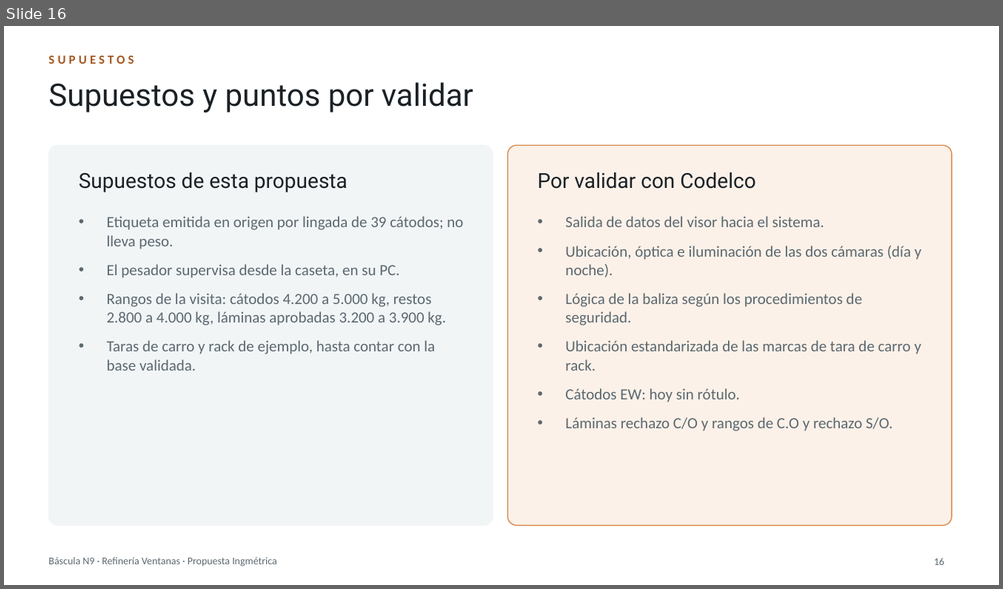
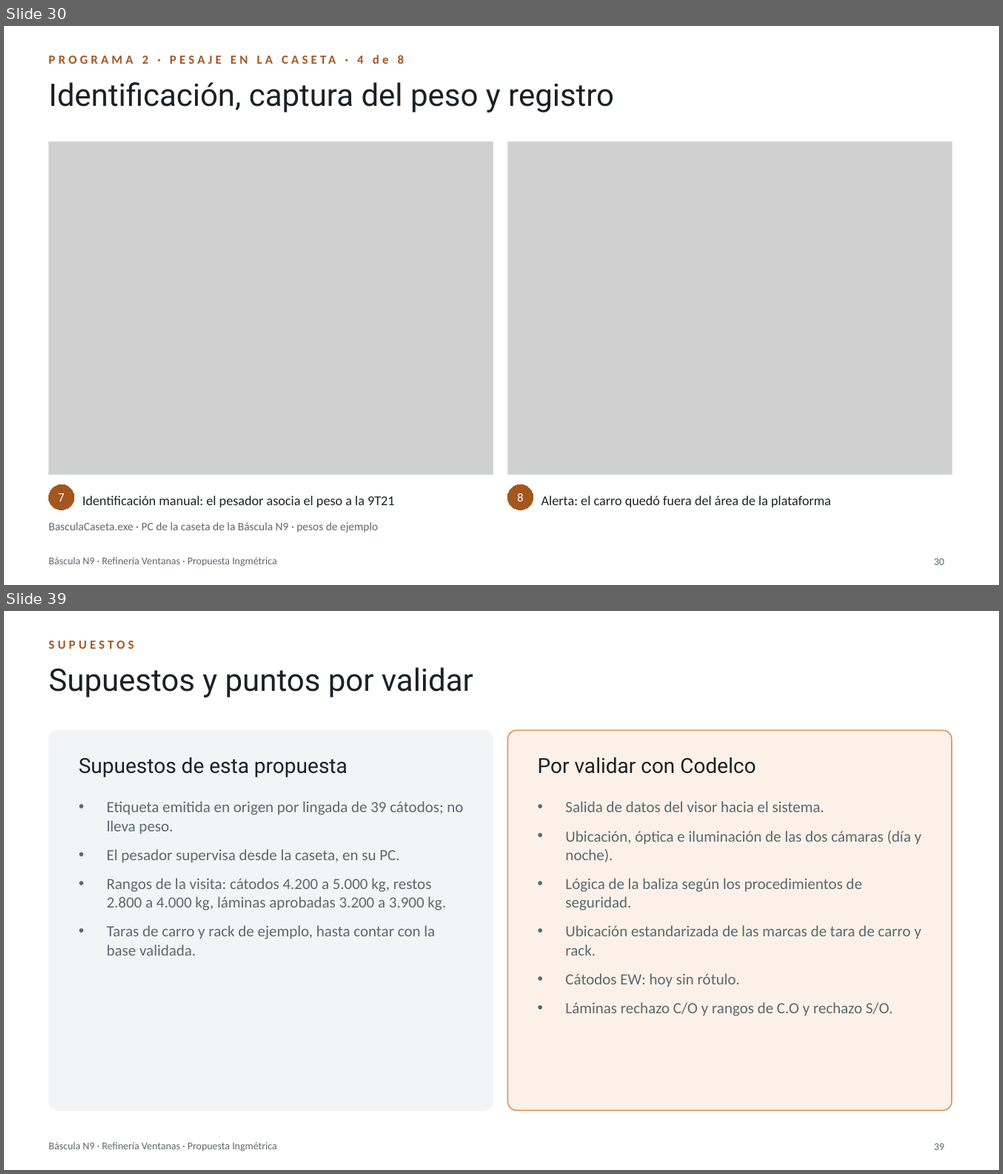
Before and after one commit to BortegaING/Codelco-Proyecto, a slide deck: presentacion/Bascula-N9-Ventanas.pptx. Shown one above the other, each under a label of ours: slide 16 before the commit, slides 30 and 39 after it; the slides between them are not shown. The pictures are 1003x589 and 1003x1174 pixels, drawn with LibreOffice and Linux fonts; fonts in the diff are those of the drawing; grey boxes stand for pictures. Boxes give left, top, right and bottom in pixels: in the first picture for what was removed or moved away, otherwise in the second. Text is boxed around its words. In the diff, an @@ line names an element or a change of style, - is before the commit and + after.

```diff
--- a/presentacion/Bascula-N9-Ventanas.pptx
+++ b/presentacion/Bascula-N9-Ventanas.pptx
@@ slide 30 added at box(4, 26, 999, 585), background #FFFFFF; not listed: 1 template element that a slide beside it also shows @@
@@ text added at box(142, 55, 404, 64), 12 pt, text #A4561F, bold @@
+PROGRAMA 2 · PESAJE EN LA CASETA · 4 de 8
@@ title added at box(48, 82, 614, 113), 30 pt, text #1A2126 @@
+Identificación, captura del peso y registro
@@ picture added at box(48, 141, 492, 474) @@
@@ rectangle added at box(48, 141, 492, 474), outline #D3DBDF 0.75 pt @@
@@ picture added at box(508, 141, 951, 474) @@
@@ rectangle added at box(508, 141, 951, 474), outline #D3DBDF 0.75 pt @@
@@ ellipse added at box(48, 485, 74, 510), fill #A4561F, outline #A4561F 0.75 pt, 11 pt, text #FFFFFF @@
+7
@@ ellipse added at box(508, 485, 533, 510), fill #A4561F, outline #A4561F 0.75 pt, 11 pt, text #FFFFFF @@
+8
@@ text added at box(82, 496, 394, 508), 13 pt, text #1A2126 @@
+Identificación manual: el pesador asocia el peso a la 9T21
@@ text added at box(541, 496, 831, 508), 13 pt, text #1A2126 @@
+Alerta: el carro quedó fuera del área de la plataforma
@@ text added at box(48, 523, 378, 533), 11 pt, text #5B6870 @@
+BasculaCaseta.exe · PC de la caseta de la Báscula N9 · pesos de ejemplo
@@ page number added at box(933, 559, 944, 565), 10 pt, text #5B6870 @@
+30
@@ what was slide 16 is now slide 39 @@
@@ page number at box(933, 1144, 944, 1150): text changed @@
-16
+39
```
Also in this commit, not shown: 22 other slides added, 57 other files.
